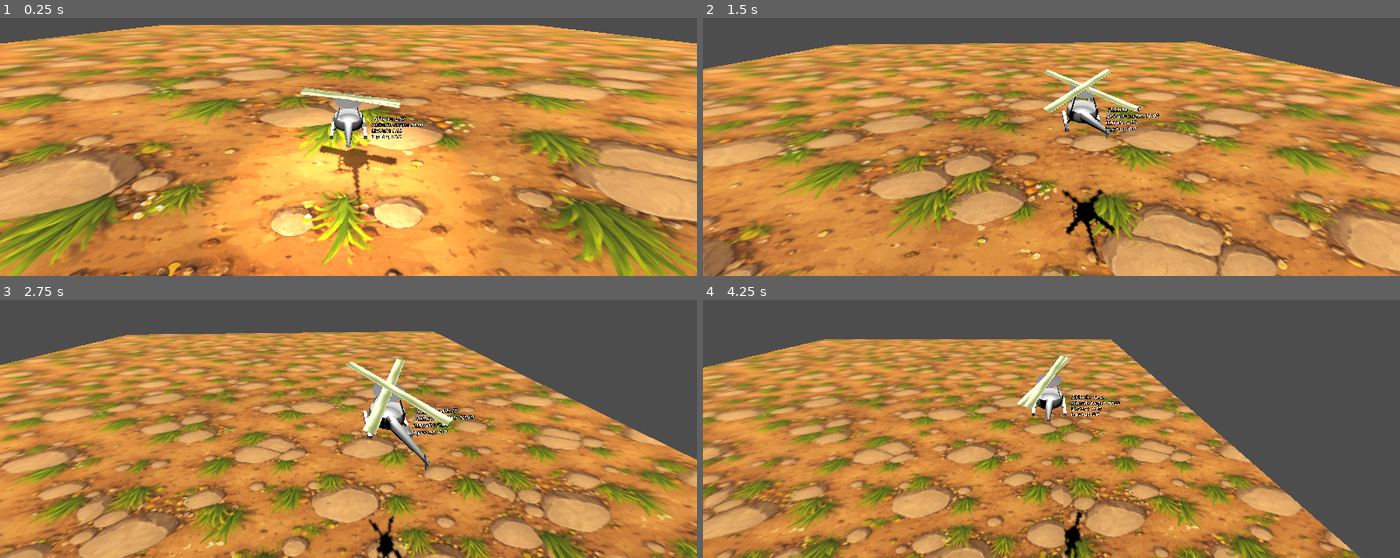
Above: before the commit, frames 1-4 (two rows, left to right).
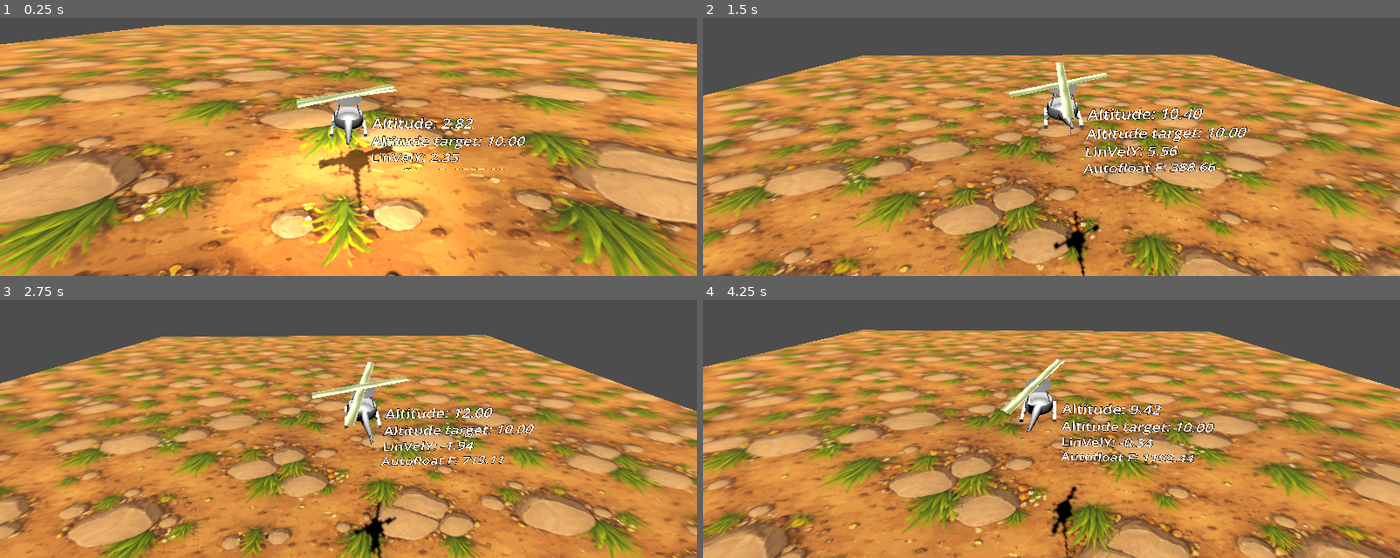
Above: after the commit, the same moments.

Repository: moziz/giants-gala-journey-2026
Game: Godot game, scene res://tomi/kolihepteri_sceene.tscn
Two runs of this game, one before a commit and one after it. Both use one fixed random seed, a clock stepped at 60 frames per second and the inputs below. Before the commit the project starts from res://kolihepteri_sceene.tscn.
Inputs:
- Up to frame 1 (0.25 s): no input
- Up to frame 2 (1.5 s): hold D (p1_thrust_right) 0.53-1.28 s; hold I 0.53-1.28 s; hold S (p1_thurst_backward) from 1.28 s (still down); tap K at 1.35 s
- Up to frame 3 (2.75 s): release S (p1_thurst_backward) at 2.03 s; hold D (p1_thrust_right) from 2.03 s (still down); hold J from 2.03 s (still down)
- Up to frame 4 (4.25 s): release D (p1_thrust_right) at 2.78 s; release J at 2.78 s; hold W (p1_thrust_forward) 2.78-3.53 s; tap L at 2.85 s; hold A (p1_thurst_left) from 3.53 s (still down); hold U from 3.53 s (still down)

The runs differ from the first frame. In frame 1, 27% of the frame differs, in the area x 0-100%, y 2-100%; in frame 2, 66%; in frame 3, 61%; in frame 4, 68%, in the area x 0-100%, y 11-100%.

Commit message:
fix auto float with PID

Diff:
--- a/kolihepteri_sceene.tscn
+++ b/tomi/kolihepteri_sceene.tscn
@@ -1,14 +1,55 @@
 [gd_scene format=3 uid="uid://ikwv2wcvx36j"]
 
-[ext_resource type="Script" uid="uid://snp71kcv6jea" path="res://tomi/scripts/helikopterimme.gd" id="1_4rtj8"]
-[ext_resource type="Script" uid="uid://bqoom3vn6tiwm" path="res://tomi/scripts/roottorin_rolleri.gd" id="2_nw0r3"]
-[ext_resource type="Texture2D" uid="uid://conlh1aep1roo" path="res://tomi/textures/ground_gpt.png" id="3_21mtg"]
-[ext_resource type="Script" uid="uid://coeqmh86egmuw" path="res://tomi/scripts/propelli_nopeutin.gd" id="3_j7suf"]
-[ext_resource type="Texture2D" uid="uid://bfmyagw20auya" path="res://tomi/textures/metallic_gpt.png" id="3_t6ig8"]
-[ext_resource type="Script" uid="uid://cam0p05e75uoo" path="res://tomi/scripts/kolikamera.gd" id="7_j7suf"]
+[ext_resource type="Script" uid="uid://snp71kcv6jea" path="res://tomi/scripts/helikopterimme.gd" id="1_00q04"]
+[ext_resource type="Script" uid="uid://coeqmh86egmuw" path="res://tomi/scripts/propelli_nopeutin.gd" id="2_vt3sy"]
+[ext_resource type="Texture2D" uid="uid://bfmyagw20auya" path="res://tomi/textures/metallic_gpt.png" id="3_qsh4o"]
+[ext_resource type="Script" uid="uid://bqoom3vn6tiwm" path="res://tomi/scripts/roottorin_rolleri.gd" id="4_yd8kj"]
+[ext_resource type="Texture2D" uid="uid://conlh1aep1roo" path="res://tomi/textures/ground_gpt.png" id="5_1o45j"]
+[ext_resource type="Script" uid="uid://cam0p05e75uoo" path="res://tomi/scripts/kolikamera.gd" id="6_a4yc6"]
+
+[sub_resource type="BoxShape3D" id="BoxShape3D_t6ig8"]
+
+[sub_resource type="CylinderMesh" id="CylinderMesh_t6ig8"]
+top_radius = 0.4375
+bottom_radius = 0.4375
+height = 0.109375
+
+[sub_resource type="BoxMesh" id="BoxMesh_j7suf"]
+size = Vector3(0.1, 0.1, 1)
+
+[sub_resource type="CylinderMesh" id="CylinderMesh_7l4m8"]
+top_radius = 0.025
+bottom_radius = 0.025
+height = 0.2
+
+[sub_resource type="TorusMesh" id="TorusMesh_t6ig8"]
+inner_radius = 0.392
+outer_radius = 0.458
+
+[sub_resource type="CylinderMesh" id="CylinderMesh_j7suf"]
+top_radius = 0.025
+bottom_radius = 0.025
+height = 0.6008789
+
+[sub_resource type="CylinderMesh" id="CylinderMesh_yec38"]
+top_radius = 0.15
+bottom_radius = 0.4
+height = 0.1
+
+[sub_resource type="CylinderMesh" id="CylinderMesh_hqgsj"]
+top_radius = 0.025
+bottom_radius = 0.15
+
+[sub_resource type="CylinderMesh" id="CylinderMesh_nuwjk"]
+top_radius = 0.01
+bottom_radius = 0.01
+height = 0.05
+
+[sub_resource type="BoxMesh" id="BoxMesh_y2sx4"]
+size = Vector3(0.005, 0.2, 0.05)
 
 [sub_resource type="StandardMaterial3D" id="StandardMaterial3D_7l4m8"]
-albedo_texture = ExtResource("3_t6ig8")
+albedo_texture = ExtResource("3_qsh4o")
 emission_enabled = true
 emission = Color(0.7294118, 0.7647059, 0.14509805, 1)
 emission_energy_multiplier = 0.4
@@ -18,47 +59,6 @@
 material = SubResource("StandardMaterial3D_7l4m8")
 size = Vector3(0.255, 0.01, 3)
 
-[sub_resource type="BoxShape3D" id="BoxShape3D_t6ig8"]
-
-[sub_resource type="CylinderMesh" id="CylinderMesh_t6ig8"]
-top_radius = 0.4375
-bottom_radius = 0.4375
-height = 0.109375
-
-[sub_resource type="BoxMesh" id="BoxMesh_j7suf"]
-size = Vector3(0.1, 0.1, 1)
-
-[sub_resource type="CylinderMesh" id="CylinderMesh_7l4m8"]
-top_radius = 0.025
-bottom_radius = 0.025
-height = 0.2
-
-[sub_resource type="TorusMesh" id="TorusMesh_t6ig8"]
-inner_radius = 0.392
-outer_radius = 0.458
-
-[sub_resource type="CylinderMesh" id="CylinderMesh_j7suf"]
-top_radius = 0.025
-bottom_radius = 0.025
-height = 0.6008789
-
-[sub_resource type="CylinderMesh" id="CylinderMesh_yec38"]
-top_radius = 0.15
-bottom_radius = 0.4
-height = 0.1
-
-[sub_resource type="CylinderMesh" id="CylinderMesh_hqgsj"]
-top_radius = 0.025
-bottom_radius = 0.15
-
-[sub_resource type="CylinderMesh" id="CylinderMesh_nuwjk"]
-top_radius = 0.01
-bottom_radius = 0.01
-height = 0.05
-
-[sub_resource type="BoxMesh" id="BoxMesh_y2sx4"]
-size = Vector3(0.005, 0.2, 0.05)
-
 [sub_resource type="BoxShape3D" id="BoxShape3D_3rjik"]
 size = Vector3(100, 1, 100)
 
@@ -74,24 +74,12 @@
 [node name="Helikopterimme" type="RigidBody3D" parent="." unique_id=1420725809]
 transform = Transform3D(1, 0, 0, 0, 1, 0, 0, 0, 1, 0, 2.527261, 0)
 mass = 100.0
-gravity_scale = 0.2
-script = ExtResource("1_4rtj8")
-
-[node name="Propellit" type="Node3D" parent="Helikopterimme" unique_id=989316934]
-transform = Transform3D(1, 0, 0, 0, 0.9888709, -0.148776, 0, 0.148776, 0.9888709, 0, 0.5878241, 0)
-script = ExtResource("3_j7suf")
-rotation_speedb = 2.137
-
-[node name="Propelli1" type="MeshInstance3D" parent="Helikopterimme/Propellit" unique_id=620213589]
-mesh = SubResource("BoxMesh_t6ig8")
-script = ExtResource("2_nw0r3")
-rotation_speed = -2.137
-
-[node name="Propelli2" type="MeshInstance3D" parent="Helikopterimme/Propellit" unique_id=181426572]
-transform = Transform3D(1, 0, 0, 0, 1, 0, 0, 0, 1, 0, 0.005191326, 0)
-mesh = SubResource("BoxMesh_t6ig8")
-script = ExtResource("2_nw0r3")
-rotation_speed = 2.0
+can_sleep = false
+lock_rotation = true
+script = ExtResource("1_00q04")
+kp = 250.0
+ki = 10.0
+kd = 100.0
 
 [node name="CollisionShape3D" type="CollisionShape3D" parent="Helikopterimme" unique_id=990108112]
 shape = SubResource("BoxShape3D_t6ig8")
@@ -100,6 +88,7 @@
 transform = Transform3D(1, 0, 0, 0, 1, 0, 0, 0, 1, 0.75, -0.05, 0)
 text = "Altitude: 10
 Altitude target: "
+font_size = 100
 horizontal_alignment = 0
 vertical_alignment = 0
 
@@ -173,6 +162,22 @@
 transform = Transform3D(1, 0, 0, 0, -2.9802322e-08, -1, 0, 1, -2.9802322e-08, -0.036513597, 0.9958284, -0.005142927)
 mesh = SubResource("BoxMesh_y2sx4")
 
+[node name="Propellit" type="Node3D" parent="Helikopterimme/Runko" unique_id=989316934]
+transform = Transform3D(1, 0, 0, 0, 0.9888709, -0.148776, 0, 0.148776, 0.9888709, 0, 0.5878241, 0)
+script = ExtResource("2_vt3sy")
+rotation_speedb = 2.137
+
+[node name="Propelli1" type="MeshInstance3D" parent="Helikopterimme/Runko/Propellit" unique_id=620213589]
+mesh = SubResource("BoxMesh_t6ig8")
+script = ExtResource("4_yd8kj")
+rotation_speed = -2.137
+
+[node name="Propelli2" type="MeshInstance3D" parent="Helikopterimme/Runko/Propellit" unique_id=181426572]
+transform = Transform3D(1, 0, 0, 0, 1, 0, 0, 0, 1, 0, 0.005191326, 0)
+mesh = SubResource("BoxMesh_t6ig8")
+script = ExtResource("4_yd8kj")
+rotation_speed = 2.0
+
 [node name="OmniLight3D" type="OmniLight3D" parent="Helikopterimme" unique_id=1275307394]
 
 [node name="Maa" type="Node3D" parent="." unique_id=260443174]
--- a/tomi/scripts/helikopterimme.gd
+++ b/tomi/scripts/helikopterimme.gd
@@ -1,13 +1,28 @@
 extends RigidBody3D
 
-@onready var propellit: Node = get_node("Propellit")
+@onready var propellit: Node = get_node("Runko/Propellit")
 @onready var infotext: Label3D = get_node("infotext")
 
 @export var auto_float: bool = true
+@export var my_camera_name: StringName = &"Camera3D"
 
-var auto_float_target_altitude = 10
-var auto_float_power_max: float = 1000.0
-var auto_float_force: float = 0
+var my_camera: Camera3D
+
+
+var auto_float_target_altitude: float = 10.0
+@export var auto_float_power_max: float = 2000.0
+# PID multipliers
+@export var kp: float = 25.0
+@export var ki: float = 2.0
+@export var kd: float = 12.0
+
+@export var d_filter_hz: float = -1.0
+
+var _i: float = 0.0
+var _prev_error: float = 0.0
+var _d_state: float = 0.0
+
+
 
 var upward_power: float = 100_000.0
 var sideward_power: float = 100_000.0
@@ -18,7 +33,13 @@
 var max_z_speed: float = 10.0
 
 
-func _physics_process(delta) -> void:
+func _ready() -> void:
+	my_camera = _find_node_by_name(get_tree().current_scene, my_camera_name)
+	if my_camera == null:
+		push_error("Missä on mun kamera? %s" % [my_camera_name])
+		return
+
+func _physics_process(delta: float) -> void:
 	# handle _p1_ inputs
 	var up_force_input = 0
 	if Input.is_action_pressed("p1_thrust_up"):
@@ -30,11 +51,11 @@
 		if not auto_float:
 			auto_float_target_altitude = global_position.y
 			auto_float = true
-			auto_float_force = 0
 	else:
 		auto_float = false
 		apply_force(Vector3.UP * upward_power * delta * up_force_input)
 
+	var directions = get_camera_xz_basis(my_camera)
 
 	var side_force_input = 0
 	if Input.is_action_pressed("p1_thrust_right"):
@@ -43,7 +64,7 @@
 		side_force_input = -1
 
 	if side_force_input != 0:
-		apply_force(Vector3.RIGHT * sideward_power * delta * side_force_input)
+		apply_force(directions["right"] * sideward_power * delta * side_force_input)
 
 	var forward_force_input = 0
 	if Input.is_action_pressed("p1_thrust_forward"):
@@ -52,34 +73,75 @@
 		forward_force_input = -1
 
 	if forward_force_input != 0:
-		apply_force(Vector3.FORWARD * forward_power * delta * forward_force_input)
+		apply_force(directions["forward"] * forward_power * delta * forward_force_input)
 
 
-
+	var auto_float_debug_value:float = 0.0
 	## AUTO FLOAT SYSTEM
 	if auto_float:
-		var multi = 1
-		# check downward speed and apply up force
-		if global_position.y < auto_float_target_altitude:
-			# slowdown when closer than 10 and going up
-			var missing = auto_float_target_altitude - global_position.y
+		var y := global_position.y
+		var error := auto_float_target_altitude - y
 
-			if missing < 10:
-				multi = missing / 10.0;
-			if missing > 0:
-				auto_float_force = lerp(auto_float_force, auto_float_power_max, 0.8)
+		# I: integral part
+		_i += error * delta
+		_i = clamp(_i, -50, 50) # clampping
 
+		#D: derivative
+		var d_raw: float = (error - _prev_error) / max(delta, 0.000001)
+
+		# first order low-pass derivative
+		if d_filter_hz > 0.0:
+			var alpha := 1.0 - exp(-TAU * d_filter_hz * delta)
+			_d_state = lerp(_d_state, d_raw, alpha)
 		else:
-			auto_float_force *= 0.5
+			_d_state = d_raw
+		_prev_error = error
 
-		if linear_velocity.y < 0:
-			multi *= 1#4
-		apply_force(Vector3.UP * auto_float_force * multi)
-		auto_float_force *= 0.9
-	# clamp up speed
+		#PID force:
+		var u := kp * error + ki * _i + kd * _d_state
+
+		#gravity
+		var g := float(ProjectSettings.get_setting("physics/3d/default_gravity"))
+		var hover_force := mass * g
+
+		#total force
+		var force_y := hover_force + u
+		auto_float_debug_value = force_y
+		#limit
+		force_y = clamp(force_y, -auto_float_power_max * 0.5, auto_float_power_max)
+
+
+		apply_force(Vector3.UP * force_y)
+
+	# clamp up speed and damp a bit
 	linear_velocity = Vector3(
-		clamp(linear_velocity.x, -max_x_speed, max_x_speed),
+		clamp(linear_velocity.x * 0.95, -max_x_speed, max_x_speed),
 		clamp(linear_velocity.y, -max_y_speed, max_y_speed),
-		clamp(linear_velocity.z, -max_z_speed, max_z_speed))
-	propellit.set_speeds(abs(linear_velocity.length()) + 2)
-	infotext.text = "Altitude: %.2f\nAltitude target: %.2f\nLinVelY: %.2f\nInput up: %.1f" % [global_position.y, auto_float_target_altitude, linear_velocity.y, up_force_input]
+		clamp(linear_velocity.z * 0.95, -max_z_speed, max_z_speed))
+	propellit.set_speeds(abs(linear_velocity.length()*0.5) + 3)
+	infotext.text = "Altitude: %.2f\nAltitude target: %.2f\nLinVelY: %.2f\nAutofloat F: %.2f" % [global_position.y, auto_float_target_altitude, linear_velocity.y, auto_float_debug_value]
+
+func _find_node_by_name(root: Node, name: StringName) -> Node3D:
+	if root.name == name and root is Node3D:
+		return root as Node3D
+	for child in root.get_children():
+		var found := _find_node_by_name(child, name)
+		if found != null:
+			return found
+	return null
+
+func get_camera_xz_basis(cam: Camera3D) -> Dictionary:
+	# Godot forward is -Z in basis.
+	var fwd: Vector3 = -cam.global_transform.basis.z
+	fwd.y = 0.0
+	fwd = fwd.normalized()
+
+	var right: Vector3 = cam.global_transform.basis.x
+	right.y = 0.0
+	right = right.normalized()
+
+	# Re-orthonormalize
+	right = right - fwd * right.dot(fwd)
+	right = right.normalized()
+
+	return {"forward": fwd, "right": right}
Not shown: 2 places in tomi/kolihepteri_sceene.tscn that only renumber resources
